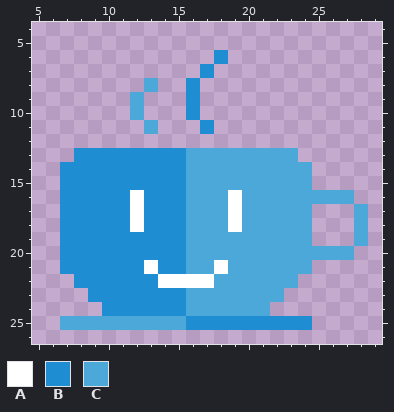
Two states of a pixel-art sprite, images/png/placeholder-logo-2.png. Above is the file before it was changed.
The file is 128x128 pixels, drawn in blocks of 4x4; one block is one cell here. Shown: x 5..29, y 4..26.
Palette (. is transparent): A #ffffff  B #1e8dd1  C #4da8da
Pixels before, first column x 7:
 6 ...........B..........
 7 ..........B...........
 8 ......C..B............
 9 .....C...B............
10 .....C...B............
11 ......C...B...........
12 ......................
13 .BBBBBBBBCCCCCCCC.....
14 BBBBBBBBBCCCCCCCCC....
15 BBBBBBBBBCCCCCCCCC....
16 BBBBBABBBCCCACCCCCCCC.
17 BBBBBABBBCCCACCCCC...C
18 BBBBBABBBCCCACCCCC...C
19 BBBBBBBBBCCCCCCCCC...C
20 BBBBBBBBBCCCCCCCCCCCC.
21 BBBBBBABBCCACCCCCC....
22 .BBBBBBAAAACCCCCC.....
23 ..BBBBBBBCCCCCCC......
24 ...BBBBBBCCCCCC.......
25 CCCCCCCCCBBBBBBBBB....
New version:
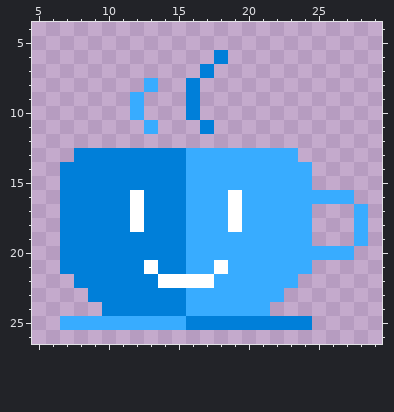
The exact change:
colour B: #1e8dd1 -> #007fd9
colour C: #4da8da -> #38acff
Where, in picture pixels (left, top, right, bottom), the same in both pictures:
changed: (60, 50, 368, 330)
